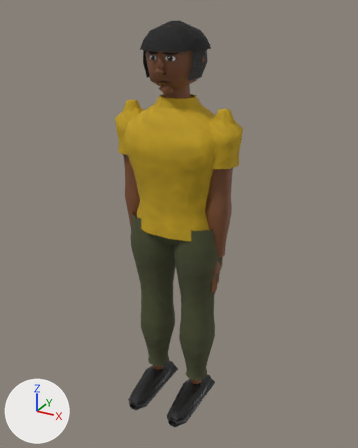
The glTF model games/fighter/assets/models/crowd2.glb, before and after one commit.
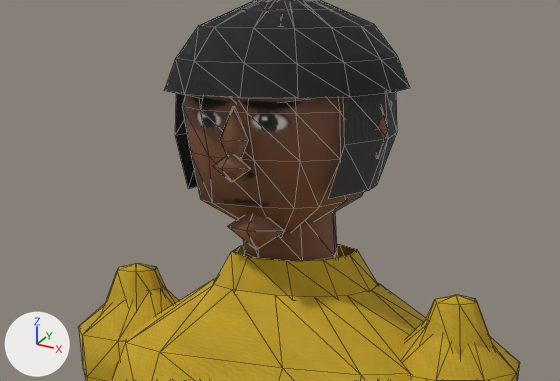
Each version is shown whole from a 50 mm camera at (1.056, -1.898, 1.938) aimed at (0.013, -0.002, 0.99), then close up on the part from 26% to 71% of the width and 5% to 30% of the height. The axes (+X, +Y, +Z) are drawn at lower left. The lights are the same throughout. The older version's two pictures come first. The close-ups show mesh edges as thin lines. Vertices at exactly the same position are counted once.

In view in the first close-up: 'BodyCloth', 'BodyHair', 'BodySkin'.
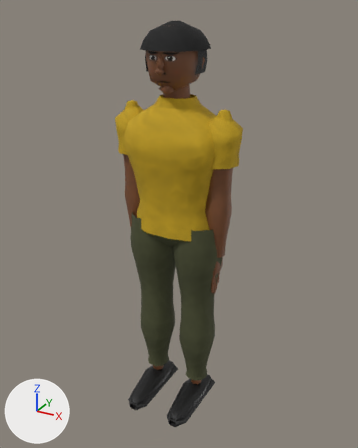
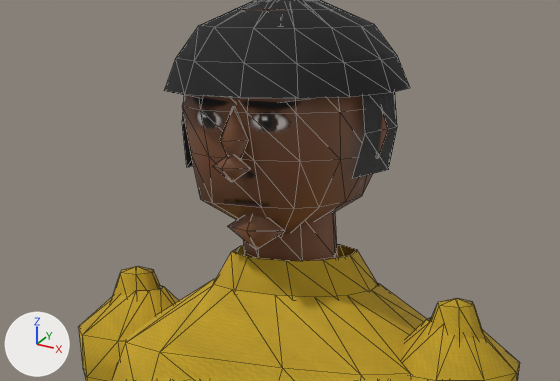
Diff of the bpy script that builds the scene:
```diff
--- a/games/fighter/assets/models/crowd2.glb.py
+++ b/games/fighter/assets/models/crowd2.glb.py
@@ me_crowd2_cloth @@
 # used by ob_bodycloth; location = (0.0, 0.0, 0.0)
 # verts and faces of me_crowd2_cloth; kept vertices keep their numbers, new ones are numbered from 754
 # before: 558 (0.29, 0.0, 1.47), 559 (0.26, -0.06, 1.47), 560 (0.19, -0.06, 1.47), 561 (0.17, 0.0, 1.47), 562 (0.19, 0.05, 1.47)
 # before: 563 (0.26, 0.05, 1.47)
 # before: 627 (-0.17, 0.0, 1.47), 628 (-0.19, -0.06, 1.47), 629 (-0.26, -0.06, 1.47), 630 (-0.29, 0.0, 1.47), 631 (-0.26, 0.05, 1.47)
 # before: 632 (-0.19, 0.05, 1.47)
-me_crowd2_cloth.from_pydata(...)  # 754 vertices, 1210 faces; spans x -0.3..0.31, y -0.26..0.19, z 0.0..1.88
+me_crowd2_cloth.from_pydata(...)  # 718 vertices, 1162 faces; spans x -0.3..0.31, y -0.17..0.19, z 0.14..1.88
+# me_crowd2_cloth part 1
+verts[558] = (0.28, 0.0, 1.47)  # moved
+verts[559] = (0.26, -0.05, 1.47)  # moved
+verts[560] = (0.2, -0.05, 1.47)  # moved
+verts[561] = (0.17, 0.0, 1.47)  # moved
+verts[562] = (0.2, 0.04, 1.47)  # moved
+verts[563] = (0.26, 0.04, 1.47)  # moved
+# me_crowd2_cloth part 2
+verts[627] = (-0.17, 0.0, 1.47)  # moved
+verts[628] = (-0.2, -0.05, 1.47)  # moved
+verts[629] = (-0.26, -0.05, 1.47)  # moved
+verts[630] = (-0.28, 0.0, 1.47)  # moved
+verts[631] = (-0.26, 0.04, 1.47)  # moved
+verts[632] = (-0.2, 0.04, 1.47)  # moved
+# me_crowd2_cloth part 3: 66 kept faces spanning x -0.28..0.28, y -0.05..0.04, z 1.42..1.55 get new texture (UV) coordinates
+# other edits to the shape of me_crowd2_cloth do not show in these pictures
 me_crowd2_cloth.materials.append(mat_cloth_pants)
@@ me_crowd2_cloth @@
 me_crowd2_cloth.materials.append(mat_cloth_hat)
-me_crowd2_cloth.materials.append(mat_cloth_sole)
@@ me_crowd2_hair @@
 # used by ob_bodyhair; location = (0.0, 0.0, 0.0)
-me_crowd2_hair.from_pydata(...)  # 72 vertices, 94 faces; spans x -0.125..0.126, y -0.136..0.126, z 1.664..1.884
+me_crowd2_hair.from_pydata(...)  # 72 vertices, 94 faces; spans x -0.125..0.124, y -0.136..0.128, z 1.685..1.884
+# me_crowd2_hair part 4: 24 of 72 vertices moved; they spanned x -0.125..0.126, y -0.082..0.126, z 1.664..1.785 and now span x -0.125..0.124, y -0.056..0.128, z 1.685..1.785; mean shift (0.0, 0.02, 0.011); largest move (0.103, 0.008, 1.664) -> (0.113, 0.041, 1.685)
 me_crowd2_hair.materials.append(mat_hair_hair)
```

What differs and where, as boxes [x1, y1, x2, y2] in the close-ups (560 x 381 px; the box of a moved part takes in the faces that stretch with it):
'BodyHair', reshaped
    before: [175, 92, 397, 199]
    after: [182, 92, 397, 179]
part 1 of me_crowd2_cloth, moved or reshaped
    before: [422, 300, 494, 356]
    after: [430, 303, 486, 343]
part 2 of me_crowd2_cloth, moved or reshaped
    before: [102, 267, 167, 312]
    after: [111, 271, 161, 302]
part 3 of me_crowd2_cloth, surface changed
    before: [103, 263, 494, 356]
    after: [111, 266, 486, 343]
